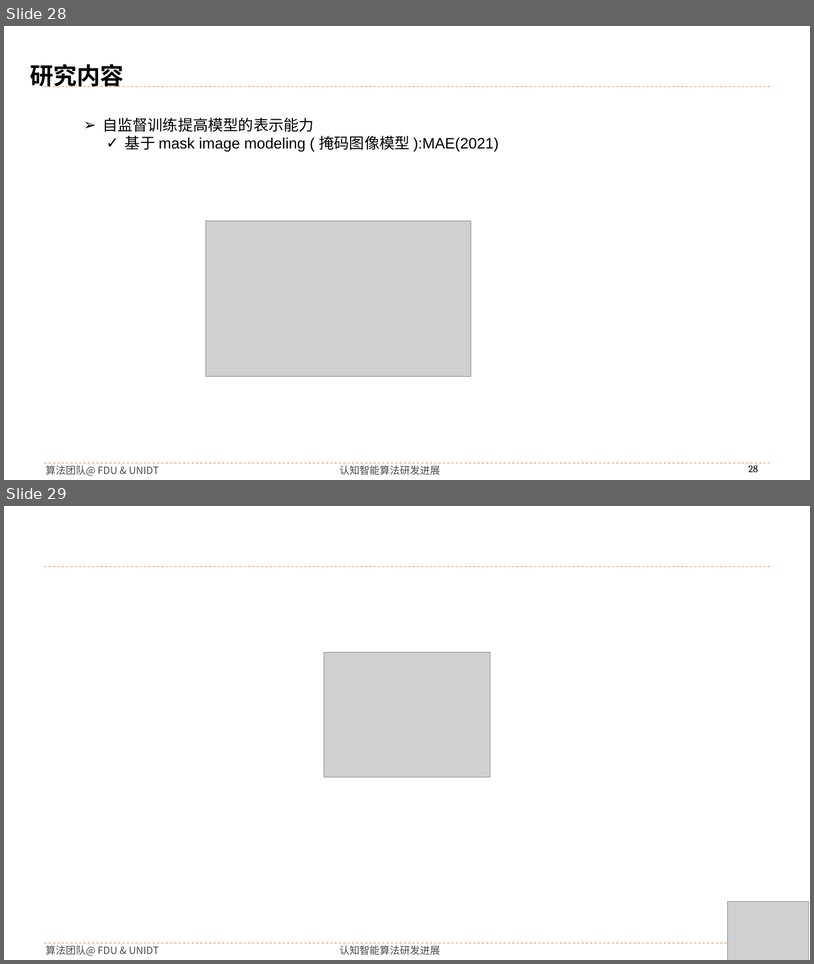
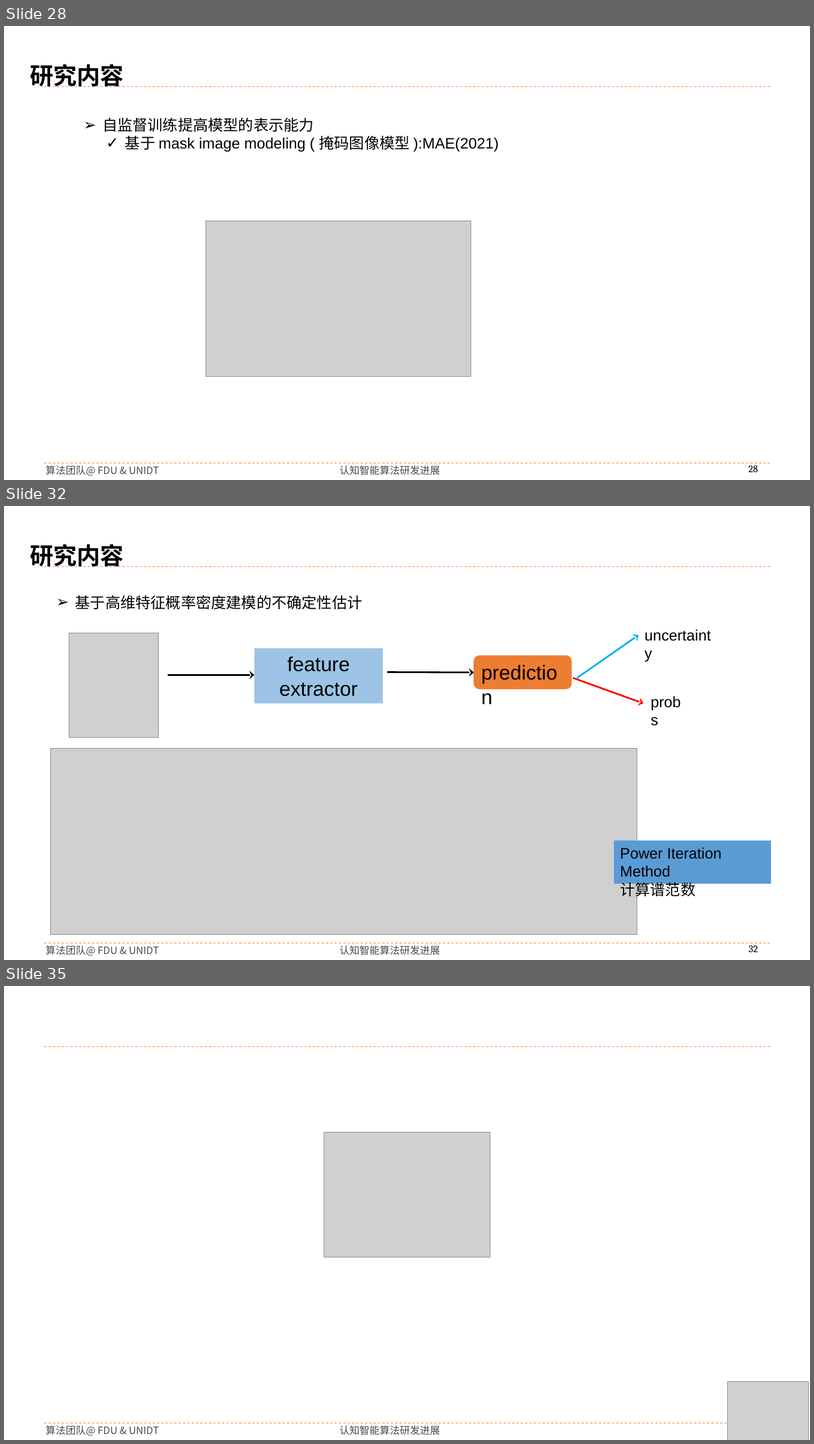
Before and after one commit to buyizhiyou/YYMUncertainty, a slide deck: pre/ddu_pre.pptx. Shown one above the other, each under a label of ours: slides 28 and 29 before the commit, slides 28, 32 and 35 after it; the slides between them are not shown. The pictures are 814x964 and 814x1444 pixels, drawn with LibreOffice and Linux fonts; fonts in the diff are those of the drawing; grey boxes stand for pictures; background and template pictures are left out. Boxes give left, top, right and bottom in pixels: in the first picture for what was removed or moved away, otherwise in the second. Text is boxed around its words. In the diff, an @@ line names an element or a change of style, - is before the commit and + after.

```diff
--- a/pre/ddu_pre.pptx
+++ b/pre/ddu_pre.pptx
@@ slide 32 added at box(4, 506, 810, 960), background #FFFFFF; not listed: 5 template elements that a slide beside it also shows @@
@@ text added at box(30, 544, 124, 567), 28 pt, text #000000, bold @@
+研究内容
@@ text added at box(75, 595, 363, 609), 18 pt, text #000000 @@
+➢ 基于高维特征概率密度建模的不确定性估计
@@ group added at box(69, 623, 720, 738): 4 arrows, 2 texts, 1 rectangle, 1 rounded rectangle, 1 picture @@
+feature extractor
+prediction
+uncertainty
+probs
@@ picture added at box(51, 748, 638, 934) @@
@@ rectangle added at box(614, 841, 771, 883), fill #5B9BD5, outline #5B9BD5 0.75 pt, 18 pt, text #000000 @@
+Power Iteration Method
+计算谱范数
@@ what was slide 29 is now slide 35 @@
```
Also in this commit, not shown: 5 other slides added, 28 other files.
